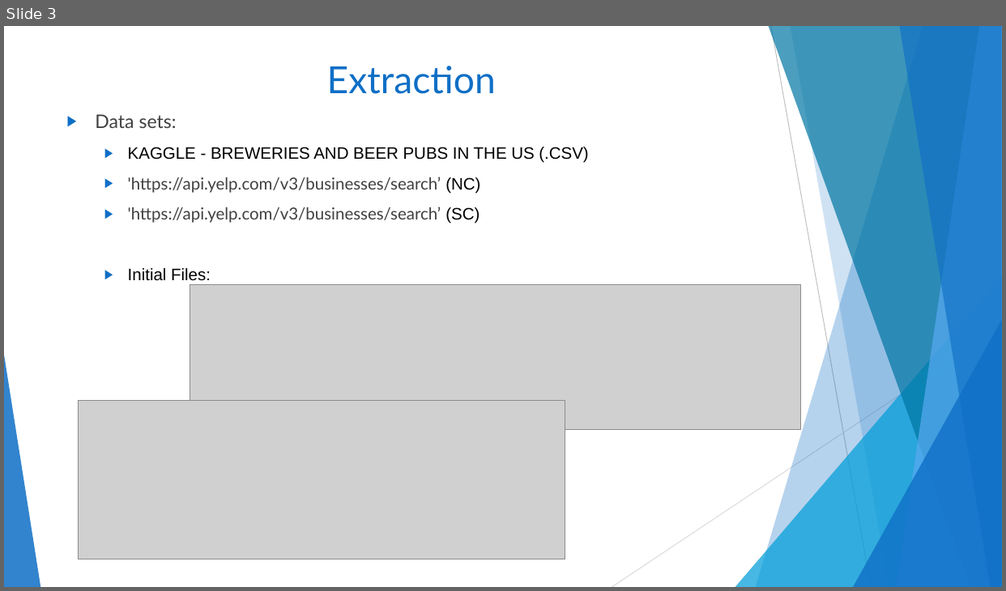
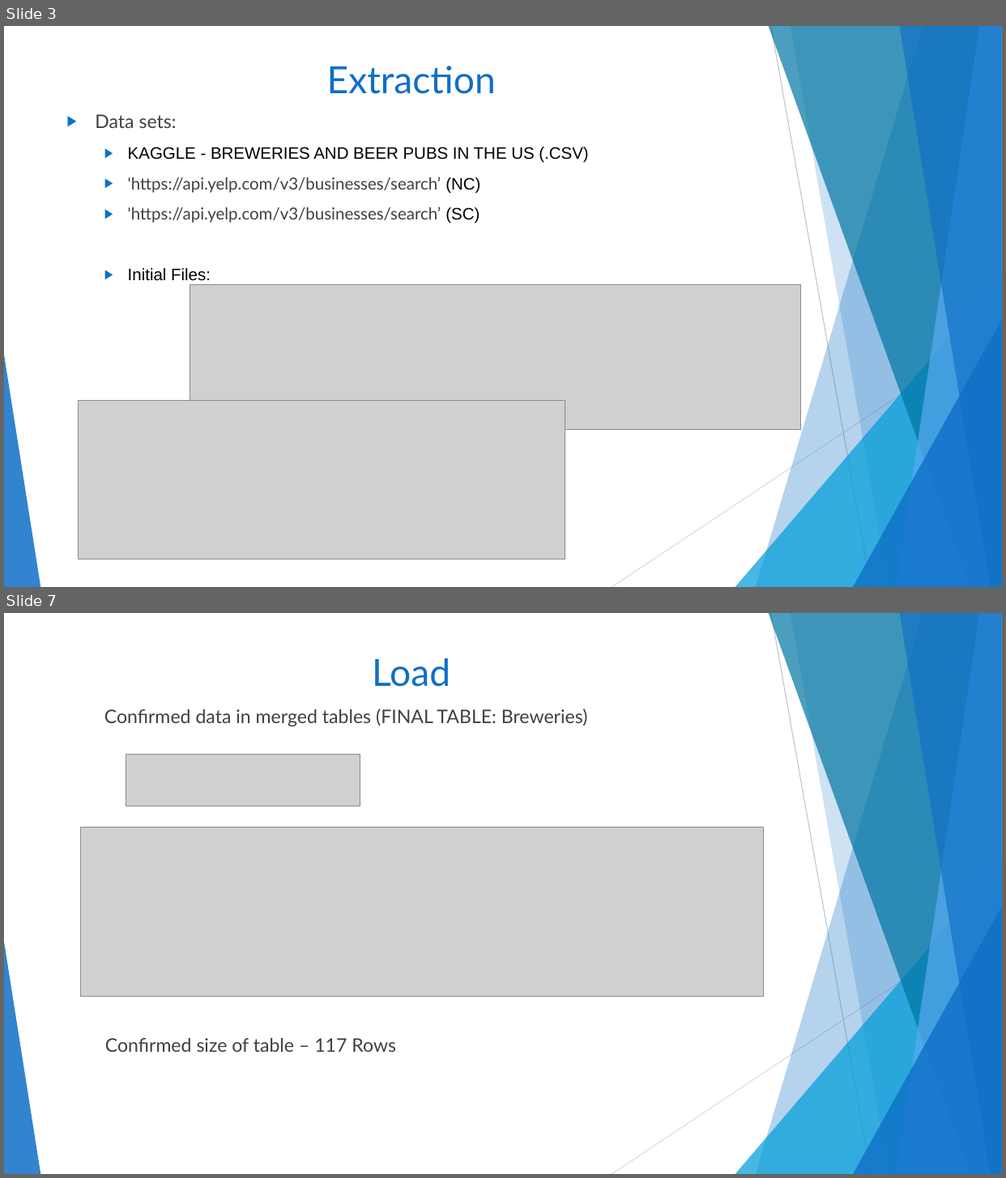
Before and after one commit to melindaeudy/ETL-Project, a slide deck: Carolina Brew.pptx. Shown one above the other, each under a label of ours: slide 3 before the commit, slides 3 and 7 after it; the slides between them are not shown. The pictures are 1006x591 and 1006x1178 pixels, drawn with LibreOffice and Linux fonts; fonts in the diff are those of the drawing; grey boxes stand for pictures. Boxes give left, top, right and bottom in pixels: in the first picture for what was removed or moved away, otherwise in the second. Text is boxed around its words. In the diff, an @@ line names an element or a change of style, - is before the commit and + after.

```diff
--- a/Carolina Brew.pptx
+++ b/Carolina Brew.pptx
@@ slide 7 added at (4,613,1002,1174), background #FFFFFF; not listed: 10 template elements that a slide beside it also shows @@
@@ title added at (372,658,450,687), 36 pt, text #0F6FC6 @@
+Load
@@ text added at (104,709,588,1052), 18 pt, text #404040 @@
+Confirmed data in merged tables (FINAL TABLE: Breweries)
+Confirmed size of table – 117 Rows
@@ picture added at (126,754,360,806) @@
@@ picture added at (80,828,763,997) @@
```
Also in this commit, not shown: 3 slides changed, 1 other slide added, 2 slides removed, 3 other files.
